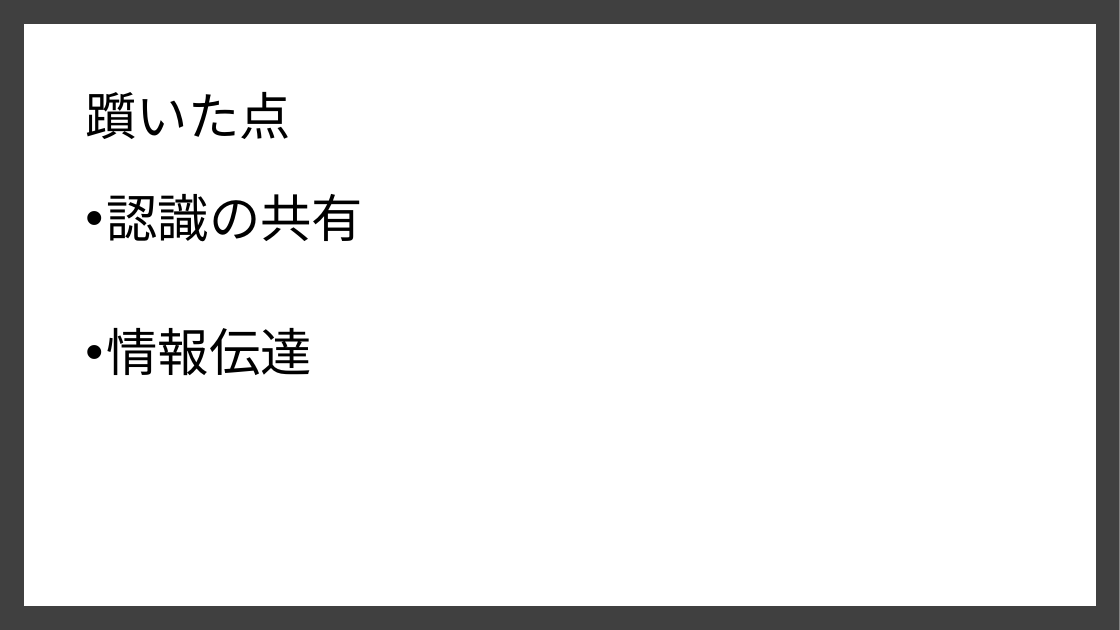
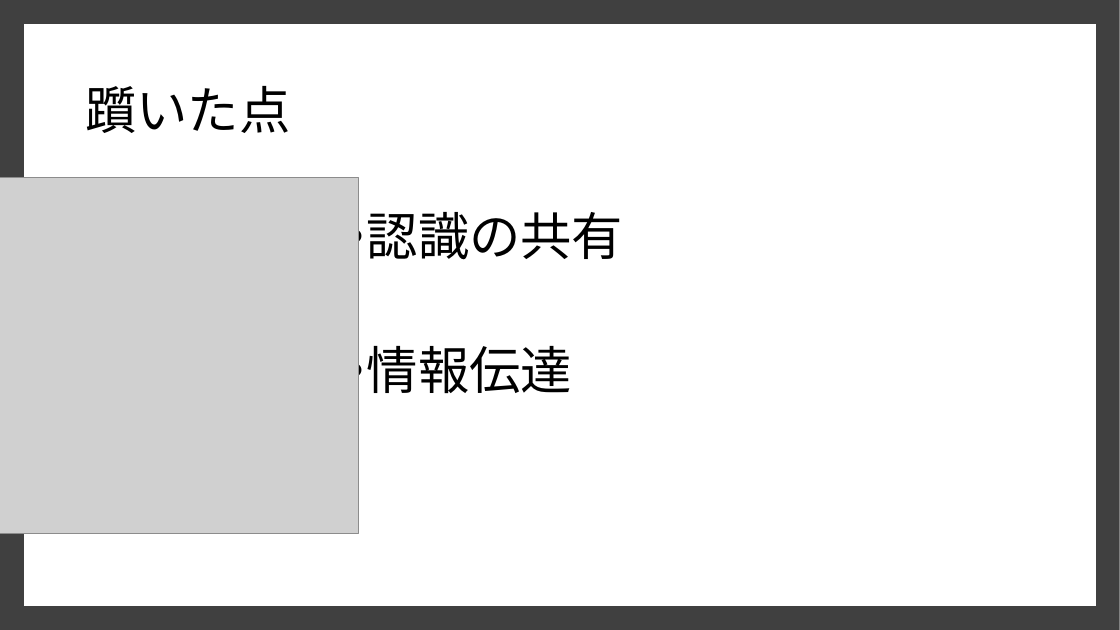
Before and after one commit to dojo2022/E-4, a slide deck: slide 9 of E4_配布資料/研修結果発表パワーポイント.pptx. Drawn at 1120x630 pixels with LibreOffice and Linux fonts; fonts in the diff are those of the drawing; grey boxes stand for pictures. Boxes give left, top, right and bottom in pixels: in the first picture for what was removed or moved away, otherwise in the second. Text is boxed around its words. In the diff, an @@ line names an element or a change of style, - is before the commit and + after.

```diff
--- a/E4_配布資料/研修結果発表パワーポイント.pptx
+++ b/E4_配布資料/研修結果発表パワーポイント.pptx
@@ title "躓いた点": place and size @@
-title "躓いた点" at [85,92,290,139]
+title "躓いた点" at [85,86,290,133]
@@ picture added at [0,177,358,533] @@
@@ text "認識の共有": place and size @@
-text "認識の共有" at [106,194,363,375]
+text "認識の共有" at [367,212,624,393]
```
Also in this commit, not shown: 3 other slides changed.
